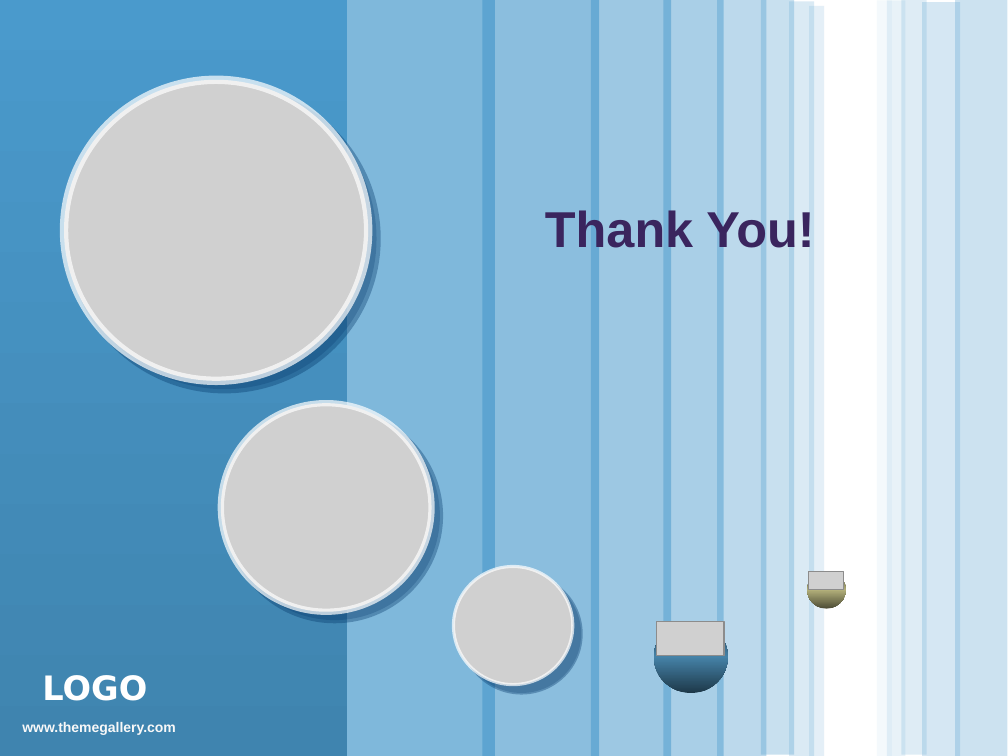
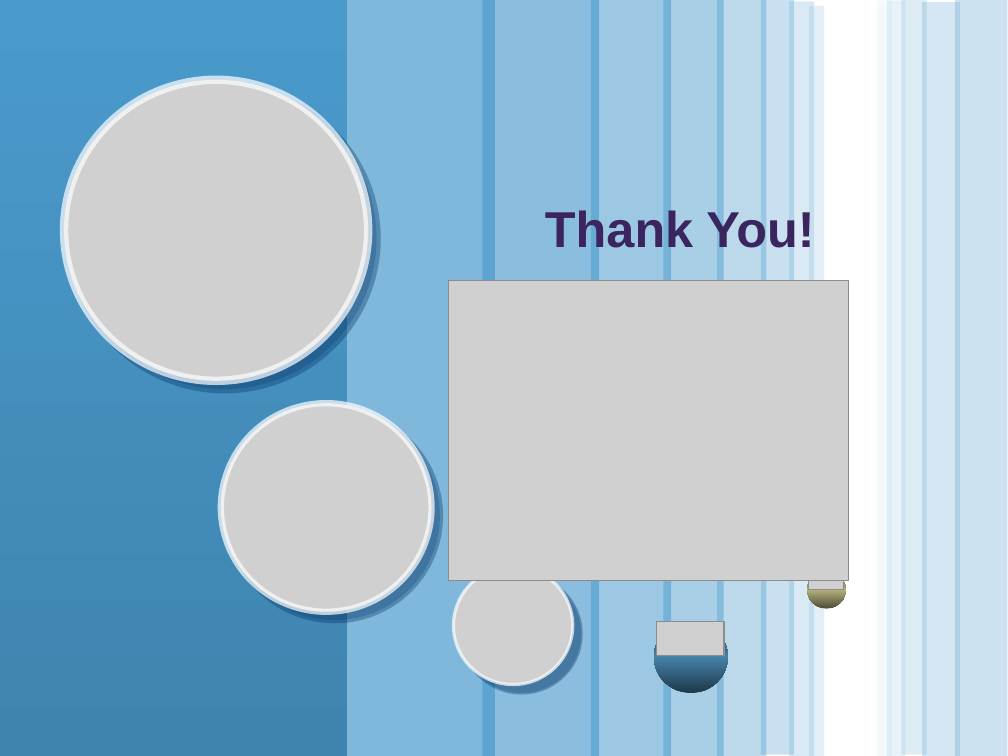
Before and after one commit to vucongthuc/hit-team-2012, a slide deck: slide 24 of Measurement Analysis/K15T2-Team22-Team Assignment7/K15T2-Team22-Team Assignment7.pptx (slide 47 before the commit). Drawn at 1008x756 pixels with LibreOffice and Linux fonts; fonts in the diff are those of the drawing; grey boxes stand for pictures. Boxes give left, top, right and bottom in pixels: in the first picture for what was removed or moved away, otherwise in the second. Text is boxed around its words. In the diff, an @@ line names an element or a change of style, - is before the commit and + after.

```diff
--- a/Measurement Analysis/K15T2-Team22-Team Assignment7/K15T2-Team22-Team Assignment7.pptx
+++ b/Measurement Analysis/K15T2-Team22-Team Assignment7/K15T2-Team22-Team Assignment7.pptx
@@ picture added at (x1=449, y1=280, x2=849, y2=581) @@
@@ text removed at (x1=42, y1=675, x2=147, y2=701) @@
-LOGO
@@ text removed at (x1=22, y1=722, x2=176, y2=735) @@
-www.themegallery.com
```
Also in this commit, not shown: 16 other slides changed, 1 slide added, 24 slides removed.
